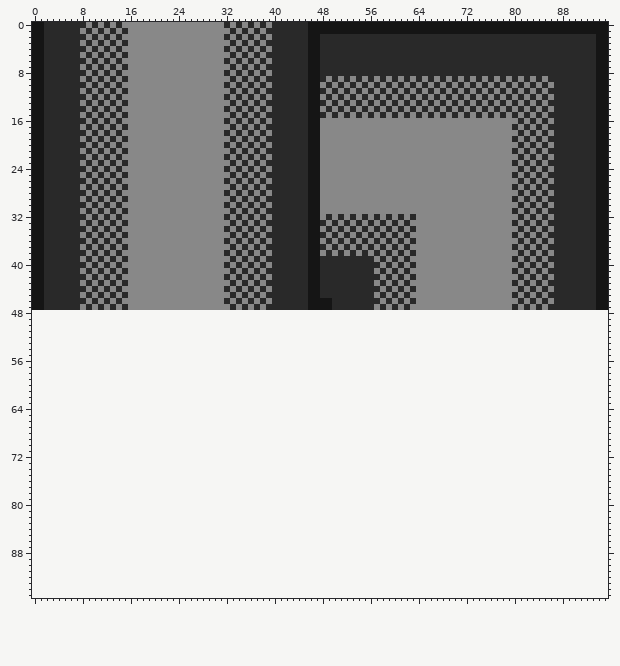
Two states of a pixel-art file, assets/tileset.aseprite. The picture above is the old version.
96x48 pixels, 1 frame. The old version is drawn lined up with the new one, on the new canvas.
New version:
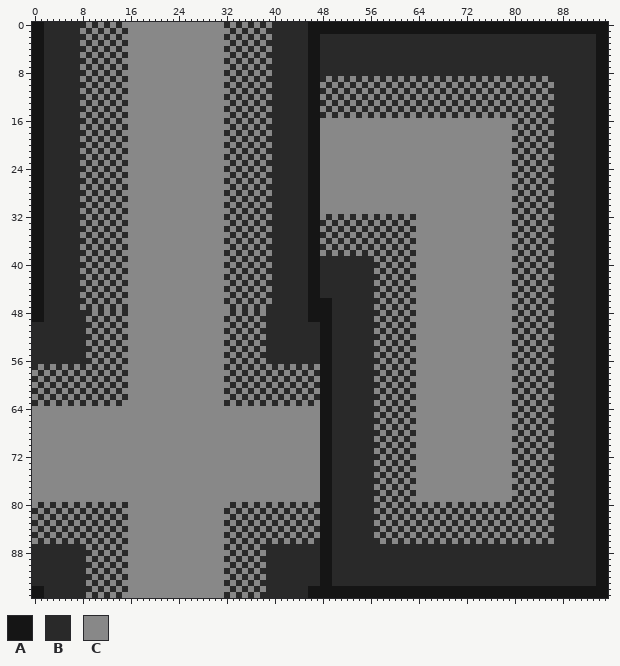
Palette (. is transparent): A #151515  B #292929  C #888888
The edit:
canvas 96x48 -> 96x96
Changed rows in their new state; - is an unchanged pixel.
first column x 0:
48 AABBBBBBBBCBCBCBCCCCCCCCCCCCCCCCCBCBCBCBBBBBBBAAAABBBBBBBBCBCBCBCCCCCCCCCCCCCCCCCBCBCBCBBBBBBBAA
49 AABBBBBBBCBCBCBCCCCCCCCCCCCCCCCCBCBCBCBBBBBBBBAAAABBBBBBBCBCBCBCCCCCCCCCCCCCCCCCBCBCBCBBBBBBBBAA
50 BBBBBBBBBBCBCBCBCCCCCCCCCCCCCCCCCBCBCBCBBBBBBBBBAABBBBBBBBCBCBCBCCCCCCCCCCCCCCCCCBCBCBCBBBBBBBAA
51 BBBBBBBBBCBCBCBCCCCCCCCCCCCCCCCCBCBCBCBBBBBBBBBBAABBBBBBBCBCBCBCCCCCCCCCCCCCCCCCBCBCBCBBBBBBBBAA
52 BBBBBBBBBBCBCBCBCCCCCCCCCCCCCCCCCBCBCBCBBBBBBBBBAABBBBBBBBCBCBCBCCCCCCCCCCCCCCCCCBCBCBCBBBBBBBAA
53 BBBBBBBBBCBCBCBCCCCCCCCCCCCCCCCCBCBCBCBBBBBBBBBBAABBBBBBBCBCBCBCCCCCCCCCCCCCCCCCBCBCBCBBBBBBBBAA
54 BBBBBBBBBBCBCBCBCCCCCCCCCCCCCCCCCBCBCBCBBBBBBBBBAABBBBBBBBCBCBCBCCCCCCCCCCCCCCCCCBCBCBCBBBBBBBAA
55 BBBBBBBBBCBCBCBCCCCCCCCCCCCCCCCCBCBCBCBBBBBBBBBBAABBBBBBBCBCBCBCCCCCCCCCCCCCCCCCBCBCBCBBBBBBBBAA
56 BBBBBBBBBBCBCBCBCCCCCCCCCCCCCCCCCBCBCBCBBBBBBBBBAABBBBBBBBCBCBCBCCCCCCCCCCCCCCCCCBCBCBCBBBBBBBAA
57 BCBCBCBCBCBCBCBCCCCCCCCCCCCCCCCCBCBCBCBCBCBCBCBCAABBBBBBBCBCBCBCCCCCCCCCCCCCCCCCBCBCBCBBBBBBBBAA
58 CBCBCBCBCBCBCBCBCCCCCCCCCCCCCCCCCBCBCBCBCBCBCBCBAABBBBBBBBCBCBCBCCCCCCCCCCCCCCCCCBCBCBCBBBBBBBAA
59 BCBCBCBCBCBCBCBCCCCCCCCCCCCCCCCCBCBCBCBCBCBCBCBCAABBBBBBBCBCBCBCCCCCCCCCCCCCCCCCBCBCBCBBBBBBBBAA
60 CBCBCBCBCBCBCBCBCCCCCCCCCCCCCCCCCBCBCBCBCBCBCBCBAABBBBBBBBCBCBCBCCCCCCCCCCCCCCCCCBCBCBCBBBBBBBAA
61 BCBCBCBCBCBCBCBCCCCCCCCCCCCCCCCCBCBCBCBCBCBCBCBCAABBBBBBBCBCBCBCCCCCCCCCCCCCCCCCBCBCBCBBBBBBBBAA
62 CBCBCBCBCBCBCBCBCCCCCCCCCCCCCCCCCBCBCBCBCBCBCBCBAABBBBBBBBCBCBCBCCCCCCCCCCCCCCCCCBCBCBCBBBBBBBAA
63 BCBCBCBCBCBCBCBCCCCCCCCCCCCCCCCCBCBCBCBCBCBCBCBCAABBBBBBBCBCBCBCCCCCCCCCCCCCCCCCBCBCBCBBBBBBBBAA
64 CCCCCCCCCCCCCCCCCCCCCCCCCCCCCCCCCCCCCCCCCCCCCCCCAABBBBBBBBCBCBCBCCCCCCCCCCCCCCCCCBCBCBCBBBBBBBAA
65 CCCCCCCCCCCCCCCCCCCCCCCCCCCCCCCCCCCCCCCCCCCCCCCCAABBBBBBBCBCBCBCCCCCCCCCCCCCCCCCBCBCBCBBBBBBBBAA
66 CCCCCCCCCCCCCCCCCCCCCCCCCCCCCCCCCCCCCCCCCCCCCCCCAABBBBBBBBCBCBCBCCCCCCCCCCCCCCCCCBCBCBCBBBBBBBAA
67 CCCCCCCCCCCCCCCCCCCCCCCCCCCCCCCCCCCCCCCCCCCCCCCCAABBBBBBBCBCBCBCCCCCCCCCCCCCCCCCBCBCBCBBBBBBBBAA
68 CCCCCCCCCCCCCCCCCCCCCCCCCCCCCCCCCCCCCCCCCCCCCCCCAABBBBBBBBCBCBCBCCCCCCCCCCCCCCCCCBCBCBCBBBBBBBAA
69 CCCCCCCCCCCCCCCCCCCCCCCCCCCCCCCCCCCCCCCCCCCCCCCCAABBBBBBBCBCBCBCCCCCCCCCCCCCCCCCBCBCBCBBBBBBBBAA
70 CCCCCCCCCCCCCCCCCCCCCCCCCCCCCCCCCCCCCCCCCCCCCCCCAABBBBBBBBCBCBCBCCCCCCCCCCCCCCCCCBCBCBCBBBBBBBAA
71 CCCCCCCCCCCCCCCCCCCCCCCCCCCCCCCCCCCCCCCCCCCCCCCCAABBBBBBBCBCBCBCCCCCCCCCCCCCCCCCBCBCBCBBBBBBBBAA
72 CCCCCCCCCCCCCCCCCCCCCCCCCCCCCCCCCCCCCCCCCCCCCCCCAABBBBBBBBCBCBCBCCCCCCCCCCCCCCCCCBCBCBCBBBBBBBAA
73 CCCCCCCCCCCCCCCCCCCCCCCCCCCCCCCCCCCCCCCCCCCCCCCCAABBBBBBBCBCBCBCCCCCCCCCCCCCCCCCBCBCBCBBBBBBBBAA
74 CCCCCCCCCCCCCCCCCCCCCCCCCCCCCCCCCCCCCCCCCCCCCCCCAABBBBBBBBCBCBCBCCCCCCCCCCCCCCCCCBCBCBCBBBBBBBAA
75 CCCCCCCCCCCCCCCCCCCCCCCCCCCCCCCCCCCCCCCCCCCCCCCCAABBBBBBBCBCBCBCCCCCCCCCCCCCCCCCBCBCBCBBBBBBBBAA
76 CCCCCCCCCCCCCCCCCCCCCCCCCCCCCCCCCCCCCCCCCCCCCCCCAABBBBBBBBCBCBCBCCCCCCCCCCCCCCCCCBCBCBCBBBBBBBAA
77 CCCCCCCCCCCCCCCCCCCCCCCCCCCCCCCCCCCCCCCCCCCCCCCCAABBBBBBBCBCBCBCCCCCCCCCCCCCCCCCBCBCBCBBBBBBBBAA
78 CCCCCCCCCCCCCCCCCCCCCCCCCCCCCCCCCCCCCCCCCCCCCCCCAABBBBBBBBCBCBCBCCCCCCCCCCCCCCCCCBCBCBCBBBBBBBAA
79 CCCCCCCCCCCCCCCCCCCCCCCCCCCCCCCCCCCCCCCCCCCCCCCCAABBBBBBBCBCBCBCCCCCCCCCCCCCCCCCBCBCBCBBBBBBBBAA
80 CBCBCBCBCBCBCBCBCCCCCCCCCCCCCCCCCBCBCBCBCBCBCBCBAABBBBBBBBCBCBCBCBCBCBCBCBCBCBCBCBCBCBCBBBBBBBAA
81 BCBCBCBCBCBCBCBCCCCCCCCCCCCCCCCCBCBCBCBCBCBCBCBCAABBBBBBBCBCBCBCBCBCBCBCBCBCBCBCBCBCBCBBBBBBBBAA
82 CBCBCBCBCBCBCBCBCCCCCCCCCCCCCCCCCBCBCBCBCBCBCBCBAABBBBBBBBCBCBCBCBCBCBCBCBCBCBCBCBCBCBCBBBBBBBAA
83 BCBCBCBCBCBCBCBCCCCCCCCCCCCCCCCCBCBCBCBCBCBCBCBCAABBBBBBBCBCBCBCBCBCBCBCBCBCBCBCBCBCBCBBBBBBBBAA
84 CBCBCBCBCBCBCBCBCCCCCCCCCCCCCCCCCBCBCBCBCBCBCBCBAABBBBBBBBCBCBCBCBCBCBCBCBCBCBCBCBCBCBCBBBBBBBAA
85 BCBCBCBCBCBCBCBCCCCCCCCCCCCCCCCCBCBCBCBCBCBCBCBCAABBBBBBBCBCBCBCBCBCBCBCBCBCBCBCBCBCBCBBBBBBBBAA
86 CBCBCBCBCBCBCBCBCCCCCCCCCCCCCCCCCBCBCBCBCBCBCBCBAABBBBBBBBCBCBCBCBCBCBCBCBCBCBCBCBCBCBCBBBBBBBAA
87 BBBBBBBBBCBCBCBCCCCCCCCCCCCCCCCCBCBCBCBBBBBBBBBBAABBBBBBBBBBBBBBBBBBBBBBBBBBBBBBBBBBBBBBBBBBBBAA
88 BBBBBBBBBBCBCBCBCCCCCCCCCCCCCCCCCBCBCBCBBBBBBBBBAABBBBBBBBBBBBBBBBBBBBBBBBBBBBBBBBBBBBBBBBBBBBAA
89 BBBBBBBBBCBCBCBCCCCCCCCCCCCCCCCCBCBCBCBBBBBBBBBBAABBBBBBBBBBBBBBBBBBBBBBBBBBBBBBBBBBBBBBBBBBBBAA
90 BBBBBBBBBBCBCBCBCCCCCCCCCCCCCCCCCBCBCBCBBBBBBBBBAABBBBBBBBBBBBBBBBBBBBBBBBBBBBBBBBBBBBBBBBBBBBAA
91 BBBBBBBBBCBCBCBCCCCCCCCCCCCCCCCCBCBCBCBBBBBBBBBBAABBBBBBBBBBBBBBBBBBBBBBBBBBBBBBBBBBBBBBBBBBBBAA
92 BBBBBBBBBBCBCBCBCCCCCCCCCCCCCCCCCBCBCBCBBBBBBBBBAABBBBBBBBBBBBBBBBBBBBBBBBBBBBBBBBBBBBBBBBBBBBAA
93 BBBBBBBBBCBCBCBCCCCCCCCCCCCCCCCCBCBCBCBBBBBBBBBBAABBBBBBBBBBBBBBBBBBBBBBBBBBBBBBBBBBBBBBBBBBBBAA
94 AABBBBBBBBCBCBCBCCCCCCCCCCCCCCCCCBCBCBCBBBBBBBAAAAAAAAAAAAAAAAAAAAAAAAAAAAAAAAAAAAAAAAAAAAAAAAAA
95 AABBBBBBBCBCBCBCCCCCCCCCCCCCCCCCBCBCBCBBBBBBBBAAAAAAAAAAAAAAAAAAAAAAAAAAAAAAAAAAAAAAAAAAAAAAAAAA
